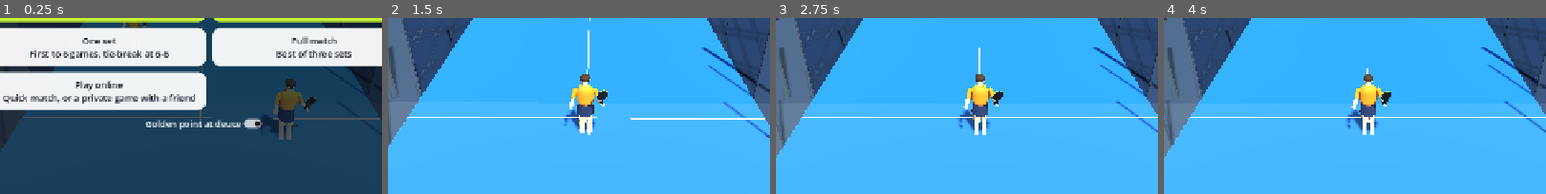
Above: before the commit, frames 1-4 (left to right).
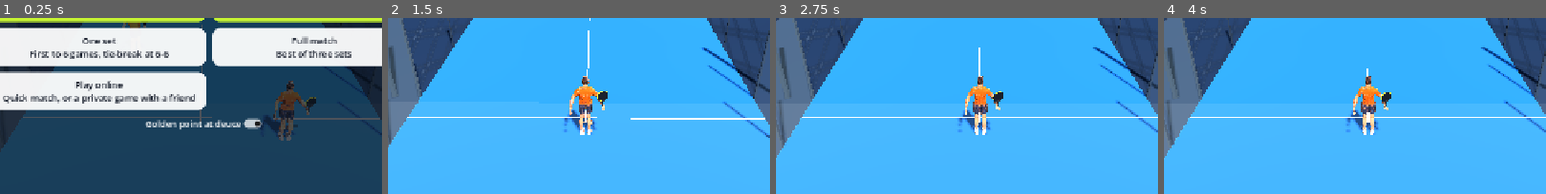
Above: after the commit, the same moments.

Repository: dtanner2000/Padel
Game: Godot game, scene res://scenes/main.tscn
Two runs of this game, one before a commit and one after it. Both use one fixed random seed, a clock stepped at 60 frames per second and the inputs below.
Inputs (mouse positions are % of the whole screen's width and height, from its top left):
- Up to frame 1 (0.25 s): no input
- Up to frame 2 (1.5 s): click "Training Learn every shot: dr…" at 0.5 s; click "Groundstrokes Not tried yet" at 1.25 s
- Up to frame 3 (2.75 s): tap Enter at 2 s; move the mouse to (72, 45) at 2.02 s; hold D (move_right) from 2.03 s (still down); tap K (lob) at 2.1 s; click (72, 45) at 2.17 s
- Up to frame 4 (4 s): release D (move_right) at 2.75 s; click "II" at 2.75 s; click "Resume" at 3.5 s
The pictures show only the part of the screen within x 23-73%, y 49-99%; the shares and areas given below are measured in that part.

The runs differ from the first frame. In frame 1, 0.9% of the frame differs, in the area x 68-83%, y 34-70%; in frame 2, 1.4%, in the area x 46-58%, y 31-67%; in frame 3, 1.4%; in frame 4, 1.4%.

Commit message:
Add Higgsfield/Meshy character for your player, driven by the procedural rig
- assets/characters/you.glb: 8.3k tris, rigged, slimmed 3.9 MB -> 0.8 MB
  (no baked animation/tangents, 1024px texture); import without tangents
- Player.use_model(): procedural joints stay as invisible drivers and aim
  the model's arm/leg bones each frame; paddle sits in the model's hand
- tools/gltf/optimise.mjs, tools/inspect_char.gd; README pipeline

Co-Authored-By: Claude Opus 5.5 <noreply@anthropic.com>
Claude-Session: https://claude.ai/code/session_012rJadNnaHgDcJV1Qp7b69k

Diff:
--- a/scripts/main.gd
+++ b/scripts/main.gd
@@ -309,6 +309,8 @@
 	# a person's player starts, stops and turns almost instantly
 	players[0].accel = 48.0
 	players[0].speed = 5.0
+	# Higgsfield/Meshy test character for you (the others are still procedural)
+	players[0].use_model(preload("res://assets/characters/you.glb"))
 
 
 func _make_aim_marker() -> void:
--- a/scripts/player.gd
+++ b/scripts/player.gd
@@ -37,6 +37,18 @@
 var _hip_r: Node3D
 var _swing: Tween
 var _tag: Label3D
+var _grip: Node3D           # the paddle, held in the hand
+var _off_hand: Node3D
+var _knee_l: Node3D
+var _knee_r: Node3D
+
+# optional skinned character model (Higgsfield/Meshy GLB): the procedural rig
+# above becomes an invisible driver, and the model's bones are aimed at it
+var _model: Node3D
+var _skel: Skeleton3D
+var _bones := {}            # name -> index
+const MODEL_BONES := ["Spine01", "LeftArm", "LeftForeArm", "LeftHand", "RightArm", "RightForeArm", "RightHand",
+	"LeftUpLeg", "LeftLeg", "LeftFoot", "RightUpLeg", "RightLeg", "RightFoot"]
 var _run_phase := 0.0
 var _swinging := false
 
@@ -165,6 +177,8 @@
 	if not _swinging:
 		# paddle arm breathes a little in the ready position
 		_shoulder.rotation = POSE_READY[0] + Vector3(sin(_run_phase * 0.5) * 0.04, 0, 0)
+	if _skel:
+		_drive_model()
 
 
 # --- visuals ------------------------------------------------------------------
@@ -230,10 +244,14 @@
 		var sole := BoxMesh.new()
 		sole.size = Vector3(0.125, 0.025, 0.28)
 		_part(hip, sole, Vector3(0, -0.82, -0.05), shirt.darkened(0.1))
+		var knee := _joint(hip, Vector3(0, -0.42, 0))
+		_joint(knee, Vector3(0, -0.4, 0)).name = "Ankle"
 		if side < 0.0:
 			_hip_l = hip
+			_knee_l = knee
 		else:
 			_hip_r = hip
+			_knee_r = knee
 
 	_torso = _joint(_body, Vector3(0, 0.82, 0))
 	var shorts := CylinderMesh.new()
@@ -259,6 +277,7 @@
 	var off_elbow := _joint(_off_shoulder, Vector3(0, -0.28, 0))
 	off_elbow.rotation.x = -0.6
 	_part(off_elbow, _capsule(0.05, 0.3), Vector3(0, -0.13, 0), skin)
+	_off_hand = _joint(off_elbow, Vector3(0, -0.28, 0))
 
 	# paddle arm: shoulder → elbow → hand, each segment hanging along -y
 	_shoulder = _joint(_torso, Vector3(0.24, 0.6, 0))
@@ -292,6 +311,7 @@
 ## bends the head up so the face points at the net in the ready position.
 func _build_paddle(hand: Node3D) -> void:
 	var grip := _joint(hand, Vector3.ZERO)
+	_grip = grip
 	# forearm runs forward-down in the ready pose; this bend stands the paddle up
 	grip.rotation = Vector3(PI * 0.5 + 0.05, 0, -0.25)
 	var dark := Color("1a1d22")
@@ -325,6 +345,65 @@
 	edge.scale = Vector3(1.0, 1.0, 1.12)
 
 
+# --- skinned model ---------------------------------------------------------------
+
+## Swap the procedural body for a rigged character (humanoid GLB, Meshy/Mixamo
+## bone names, facing +Z as Meshy exports). The procedural joints keep
+## animating, unseen, and drive the model's bones every frame.
+func use_model(scene: PackedScene) -> void:
+	if _body == null:
+		await ready
+	_model = scene.instantiate()
+	_model.rotation.y = PI          # Meshy faces +Z; players face -Z
+	_body.add_child(_model)
+	var found := _model.find_children("*", "Skeleton3D", true, false)
+	if found.is_empty():
+		push_warning("character model has no skeleton")
+		return
+	_skel = found[0]
+	for b in MODEL_BONES:
+		_bones[b] = _skel.find_bone(b)
+	# hide the procedural body; keep the paddle and name tag
+	for mi in _body.find_children("*", "MeshInstance3D", true, false):
+		if not (_grip.is_ancestor_of(mi) or _model.is_ancestor_of(mi)):
+			(mi as MeshInstance3D).visible = false
+	for mi in _model.find_children("*", "MeshInstance3D", true, false):
+		(mi as MeshInstance3D).cast_shadow = GeometryInstance3D.SHADOW_CASTING_SETTING_ON
+
+
+## Point `bone` (which runs towards `child`) at a world-space target.
+func _aim_bone(bone: String, child: String, target_world: Vector3) -> void:
+	var i: int = _bones.get(bone, -1)
+	var c: int = _bones.get(child, -1)
+	if i < 0 or c < 0:
+		return
+	_skel.set_bone_pose_rotation(i, _skel.get_bone_rest(i).basis.get_rotation_quaternion())
+	var gp := _skel.get_bone_global_pose(i)
+	var along := (gp.basis * _skel.get_bone_rest(c).origin).normalized()
+	var want := (_skel.global_transform.affine_inverse() * target_world - gp.origin).normalized()
+	if along.is_zero_approx() or want.is_zero_approx() or along.dot(want) > 0.99999:
+		return
+	gp.basis = Basis(Quaternion(along, want)) * gp.basis
+	_skel.set_bone_global_pose(i, gp)
+
+
+func _drive_model() -> void:
+	_aim_bone("RightArm", "RightForeArm", _elbow.global_position)
+	_aim_bone("RightForeArm", "RightHand", _hand.global_position)
+	_aim_bone("LeftArm", "LeftForeArm", _off_hand.get_parent_node_3d().global_position)
+	_aim_bone("LeftForeArm", "LeftHand", _off_hand.global_position)
+	_aim_bone("LeftUpLeg", "LeftLeg", _knee_l.global_position)
+	_aim_bone("LeftLeg", "LeftFoot", _knee_l.get_node("Ankle").global_position)
+	_aim_bone("RightUpLeg", "RightLeg", _knee_r.global_position)
+	_aim_bone("RightLeg", "RightFoot", _knee_r.get_node("Ankle").global_position)
+	# the paddle sits in the model's real hand
+	var h: int = _bones.get("RightHand", -1)
+	if h >= 0:
+		var wrist := _skel.global_transform * _skel.get_bone_global_pose(h).origin
+		var along := (_hand.global_position - _elbow.global_position).normalized()
+		_grip.global_position = wrist + along * 0.07   # into the palm, not the wrist
+
+
 ## Floating name above the player; "" hides it (your own player has none).
 func set_tag(text: String) -> void:
 	if _tag:
--- /dev/null
+++ b/tools/inspect_char.gd
@@ -0,0 +1,19 @@
+extends SceneTree
+# godot --headless --path . -s tools/inspect_char.gd -- res://assets/characters/you.glb
+func _init():
+	var path: String = OS.get_cmdline_user_args()[0]
+	var inst: Node3D = (load(path) as PackedScene).instantiate()
+	get_root().add_child(inst)
+	await process_frame
+	var sk: Skeleton3D = inst.find_children("*", "Skeleton3D", true, false)[0]
+	print("skeleton path: ", inst.get_path_to(sk), "  bones: ", sk.get_bone_count())
+	for n in inst.find_children("*", "MeshInstance3D", true, false):
+		var mi := n as MeshInstance3D
+		print("mesh ", inst.get_path_to(mi), " aabb ", mi.get_aabb(), " skin ", mi.skin != null)
+	for b in ["Hips", "Head", "head_end", "LeftHand", "RightHand", "RightArm", "RightForeArm", "LeftFoot", "RightFoot", "LeftToeBase"]:
+		var i := sk.find_bone(b)
+		if i >= 0:
+			var g := sk.global_transform * sk.get_bone_global_pose(i)
+			print("%-13s pos %s  x %s y %s z %s" % [b, g.origin.snapped(Vector3.ONE * 0.001), g.basis.x.snapped(Vector3.ONE * 0.01), g.basis.y.snapped(Vector3.ONE * 0.01), g.basis.z.snapped(Vector3.ONE * 0.01)])
+	print("skeleton global scale ", sk.global_transform.basis.get_scale())
+	quit()
--- a/tools/pose_test.gd
+++ b/tools/pose_test.gd
@@ -1,5 +1,5 @@
 extends SceneTree
-# renders the player rig in a few poses: godot --path . -s tools/pose_test.gd -- out_prefix
+# renders the player rig in a few poses: godot --path . -s tools/pose_test.gd -- out_prefix [res://model.glb]
 var frames := 0
 var players: Array = []
 func _init():
@@ -15,6 +15,8 @@
 		p.position = Vector3((i % 3 - 1) * 1.6, 0, 0 if i < 3 else -30)
 		if i >= 3: p.rotation.y = PI
 		root3.add_child(p)
+		if OS.get_cmdline_user_args().size() > 1:
+			p.use_model(load(OS.get_cmdline_user_args()[1]))
 		players.append(p)
 	var cam := Camera3D.new(); cam.position = Vector3(1.2, 1.6, 4.2); root3.add_child(cam)
 	cam.fov = 45; cam.current = true; cam.look_at_from_position(Vector3(1.2, 1.6, 4.2), Vector3(0, 1.0, 0))
Binary file added: assets/characters/you.glb
Not shown, added: assets/characters/you.glb.import
Binary file added: assets/characters/you_Image_0.jpg
Not shown, added: assets/characters/you_Image_0.jpg.import
Not shown, added: tools/gltf/.gdignore
Not shown, added: tools/gltf/package.json
Not shown, added: tools/inspect_char.gd.uid
Not shown, added: tools/pose_test.gd.uid
